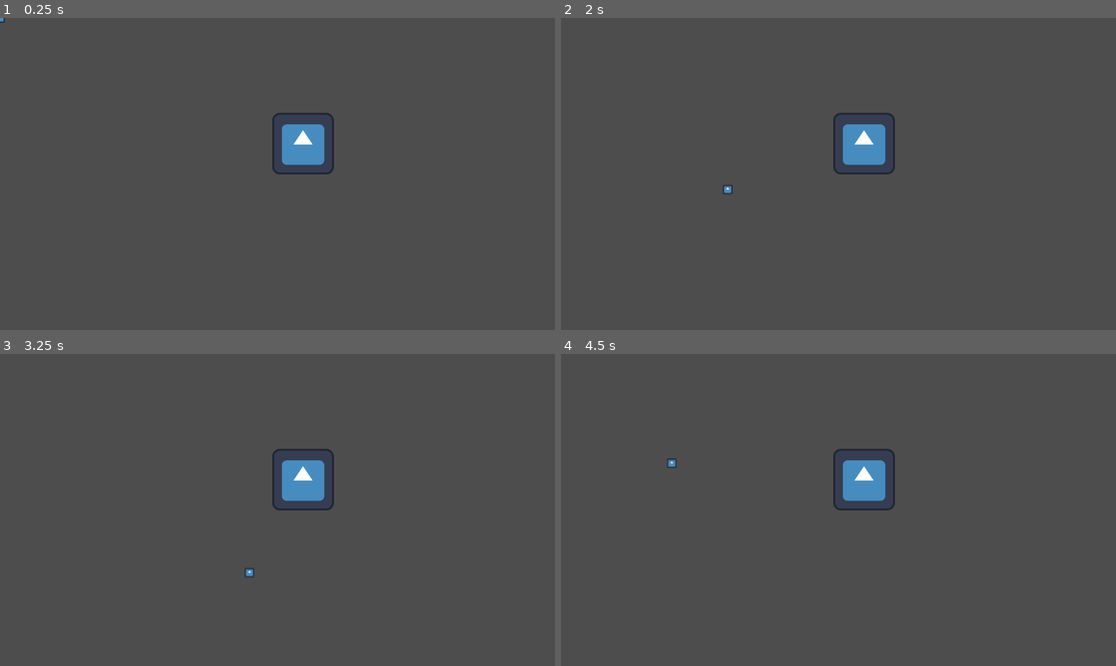
Above: before the commit, frames 1-4 (two rows, left to right).
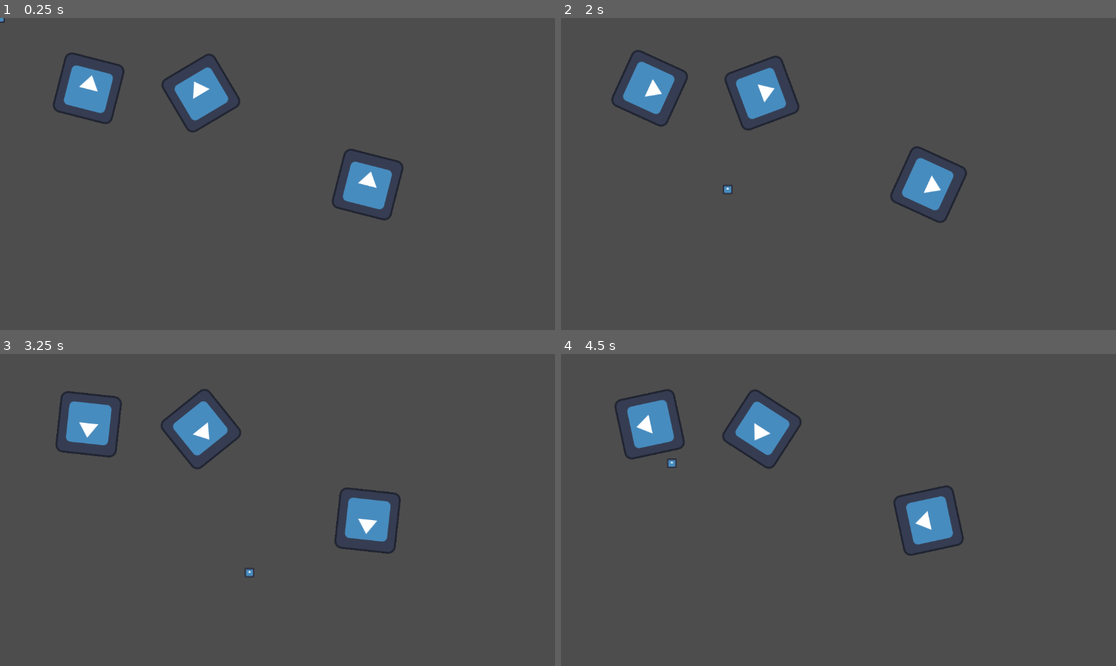
Above: after the commit, the same moments.

Repository: pewpewpewman/Rouge-Gallery
Game: Godot game, scene res://Main/main.tscn
Two runs of this game, one before a commit and one after it. Both use one fixed random seed, a clock stepped at 60 frames per second and the inputs below. The engine's default icon, where the game draws it, is replaced by a stand-in: a white triangle on a blue panel in a dark square.
Inputs (mouse positions are in pixels of both pictures, inside the frame that each line leads up to):
- Up to frame 1 (0.25 s): no input
- Up to frame 2 (2 s): move the mouse to (960, 158) at 0.52 s; press the mouse at (960, 158) at 0.53 s; move the mouse to (727, 189) at 1.27 s; release the mouse at (727, 189) at 1.28 s; click (727, 189) at 1.35 s
- Up to frame 3 (3.25 s): move the mouse to (333, 441) at 2.02 s; press the mouse at (333, 441) at 2.03 s; move the mouse to (249, 572) at 2.77 s; release the mouse at (249, 572) at 2.78 s; click (249, 572) at 2.85 s
- Up to frame 4 (4.5 s): move the mouse to (1005, 556) at 3.52 s; press the mouse at (1005, 556) at 3.53 s; move the mouse to (672, 463) at 4.27 s; release the mouse at (672, 463) at 4.28 s; click (672, 463) at 4.35 s

The runs differ from the first frame. In frame 1, 5.2% of the frame differs, in the area x 9-73%, y 11-65%; in frame 2, 5.2%; in frame 3, 5.2%; in frame 4, 5.2%.

Commit message:
made bullet holes work with rotation

Diff:
--- /dev/null
+++ b/Components/bullet_hole_component.gd
@@ -0,0 +1,40 @@
+#Component for making bullet holes appear in objects
+#To use this component, connect a shootable component and a canvas item you want hole to appear in
+#The canvas item and the shooting area should match as well as possible
+extends Node2D
+
+#Component Connections
+@export var shootableComponent : ShootableComponent
+@export var holeVictim : Sprite2D
+
+#Shader Vars
+var bulletHoleShader : Shader = load("res://bullet_holes.gdshader").duplicate()
+var shotLocations : Array[Vector2] = [Vector2(-1.0, -1.0)]
+const MAX_BULLET_HOLES : int = 32 #Remember to keep consistant with shader constant
+var shotLocationIndex : int = 0
+var shotLocationsStringName : StringName = "shotLocations"
+
+# Called when the node enters the scene tree for the first time.
+func _ready() -> void:
+	assert(shootableComponent != null, "Bullet hole component needs a valid shootable component!")
+	shootableComponent.was_shot.connect(_on_was_shot)
+
+	assert(holeVictim != null, "Bullet hole component needs a valid canvas item!")
+	if (holeVictim.material == null || holeVictim.material is CanvasItemMaterial):
+		holeVictim.material = ShaderMaterial.new()
+	holeVictim.material.shader = bulletHoleShader
+	shotLocations.resize(MAX_BULLET_HOLES)
+	shotLocations.fill(Vector2(-1.0, -1.0))
+	holeVictim.material.set_shader_parameter(shotLocationsStringName, shotLocations)
+
+func _process(delta: float) -> void:
+	holeVictim.rotation += delta
+
+func _on_was_shot(player : PlayerCharacter) -> void:
+	var holeVictimSize : Vector2 = holeVictim.get_rect().size * holeVictim.global_scale
+	#.roated() is to correct the difference vector so we're basically working in unrotated space
+	var shotLocation : Vector2 = ((player.global_position - holeVictim.global_position).rotated(-holeVictim.global_rotation) + holeVictimSize * 0.5) / holeVictimSize
+
+	shotLocations[shotLocationIndex % MAX_BULLET_HOLES] = shotLocation
+	shotLocationIndex += 1
+	holeVictim.material.set_shader_parameter(shotLocationsStringName, shotLocations)
--- /dev/null
+++ b/Components/bullet_hole_component.tscn
@@ -0,0 +1,6 @@
+[gd_scene load_steps=2 format=3 uid="uid://caqp5vh4msyfa"]
+
+[ext_resource type="Script" path="res://Components/bullet_hole_component.gd" id="1_p7o77"]
+
+[node name="BulletHoleComponent" type="Node2D"]
+script = ExtResource("1_p7o77")
--- a/Components/shootable_component.gd
+++ b/Components/shootable_component.gd
@@ -1,5 +1,6 @@
 #Component for an object getting shot and setting signals to react
-#To use this component, you must make children editable to change the hitbox
+#To use this component, add collision shapes and add them to the array of hitboxes
+class_name ShootableComponent #shootable component is registered as a class so it can be used in exports
 extends Node2D
 
 #Children References
@@ -9,14 +10,12 @@
 signal was_shot(player : PlayerCharacter) #passing around the player like this may be bad
 
 #General Use Vars
-@export var hitboxes : Array[CollisionShape2D]
+@export var hitbox : CollisionShape2D
 var aimedAt : bool = false
 
 func _ready() -> void:
-	assert(hitboxes.size() != 0, "Shootable Component needs hitboxes!")
-	for hitbox : CollisionShape2D in hitboxes:
-		assert(hitbox != null, "Hitboxes array must be filled with valid collision shapes!")
-		hitbox.reparent(shootingArea)
+	assert(hitbox != null, "Hitbox must have a valid collision shapes!")
+	hitbox.reparent(shootingArea)
 	shootingArea.area_entered.connect(_on_area_entered)
 	shootingArea.area_exited.connect(_on_area_exited)
 	GameplaySignals.player_shot.connect(_on_shot)
@@ -29,5 +28,4 @@
 
 func _on_shot(player : PlayerCharacter):
 	if aimedAt:
-		print("ARG IVE BEEN SHOT!")
 		was_shot.emit(player)
--- a/Main/gameplay_signals.gd
+++ b/Main/gameplay_signals.gd
@@ -1,3 +1,4 @@
+#Global container for all signals relating to gameplay effects
 extends Node
 
 signal player_shot(player : PlayerCharacter)
--- a/Main/main.tscn
+++ b/Main/main.tscn
@@ -8,6 +8,13 @@
 script = ExtResource("1_x2uxd")
 
 [node name="BasicShootable" parent="." instance=ExtResource("2_5o2od")]
-position = Vector2(629, 261)
+position = Vector2(417, 156)
+rotation = -0.785397
+
+[node name="BasicShootable2" parent="." instance=ExtResource("2_5o2od")]
+position = Vector2(184, 146)
+
+[node name="BasicShootable3" parent="." instance=ExtResource("2_5o2od")]
+position = Vector2(763, 346)
 
 [node name="PlayerCharacter" parent="." instance=ExtResource("1_po1ka")]
--- a/Player/player_character.gd
+++ b/Player/player_character.gd
@@ -7,14 +7,22 @@
 @onready var firingArea : Area2D = $FiringArea
 @onready var firingHitboxShape = $FiringArea/FiringHitboxShape
 
+#General Purpose Vars
+var canShoot : bool = true
+
 func _ready() -> void:
-	Input.mouse_mode = Input.MOUSE_MODE_CONFINED_HIDDEN
+	#Input.mouse_mode = Input.MOUSE_MODE_CONFINED_HIDDEN
+	$ShotCooldown.timeout.connect(_on_shot_cooldown)
 
 func _process(delta : float) -> void:
-	pass
+	if (canShoot && Input.is_action_pressed("fireGun")):
+		GameplaySignals.player_shot.emit(self)
+		canShoot = false
+		$ShotCooldown.start()
 
 func _input(event : InputEvent) -> void:
 	if (event is InputEventMouseMotion):
 		self.position = event.position
-	if (event is InputEventMouseButton and event.pressed):
-		GameplaySignals.player_shot.emit(self)
+
+func _on_shot_cooldown():
+	canShoot = true
--- a/Player/player_character.tscn
+++ b/Player/player_character.tscn
@@ -18,3 +18,6 @@
 
 [node name="FiringHitboxShape" type="CollisionShape2D" parent="FiringArea"]
 shape = SubResource("CircleShape2D_g1kn4")
+
+[node name="ShotCooldown" type="Timer" parent="."]
+wait_time = 0.15
--- /dev/null
+++ b/basic_shootable.gd
@@ -0,0 +1,12 @@
+#simple test for a shootable object that flies by
+extends Sprite2D
+
+
+# Called when the node enters the scene tree for the first time.
+func _ready() -> void:
+	pass # Replace with function body.
+
+
+# Called every frame. 'delta' is the elapsed time since the previous frame.
+func _process(delta: float) -> void:
+	pass
--- a/basic_shootable.tscn
+++ b/basic_shootable.tscn
@@ -1,24 +1,23 @@
-[gd_scene load_steps=4 format=3 uid="uid://dhvwaqhy5mi32"]
+[gd_scene load_steps=6 format=3 uid="uid://dhvwaqhy5mi32"]
 
 [ext_resource type="Texture2D" uid="uid://dn2tqeq0nxeun" path="res://icon.svg" id="1_rljyf"]
 [ext_resource type="PackedScene" uid="uid://crtr17w3ak6vg" path="res://Components/shootable_component.tscn" id="2_6ubso"]
+[ext_resource type="Script" path="res://basic_shootable.gd" id="2_ls0ot"]
+[ext_resource type="PackedScene" uid="uid://caqp5vh4msyfa" path="res://Components/bullet_hole_component.tscn" id="3_15kn2"]
 
 [sub_resource type="RectangleShape2D" id="RectangleShape2D_7ogme"]
 size = Vector2(128, 128)
 
 [node name="BasicShootable" type="Sprite2D"]
 texture = ExtResource("1_rljyf")
+script = ExtResource("2_ls0ot")
 
-[node name="ShootableComponent" parent="." node_paths=PackedStringArray("hitboxes") instance=ExtResource("2_6ubso")]
-hitboxes = [NodePath("CollisionShape2D"), NodePath("CollisionShape2D2"), NodePath("CollisionShape2D3")]
+[node name="ShootableComponent" parent="." node_paths=PackedStringArray("hitbox") instance=ExtResource("2_6ubso")]
+hitbox = NodePath("ShootingHitbox")
 
-[node name="CollisionShape2D" type="CollisionShape2D" parent="ShootableComponent"]
+[node name="ShootingHitbox" type="CollisionShape2D" parent="ShootableComponent"]
 shape = SubResource("RectangleShape2D_7ogme")
 
-[node name="CollisionShape2D2" type="CollisionShape2D" parent="ShootableComponent"]
-position = Vector2(-200, 48)
-shape = SubResource("RectangleShape2D_7ogme")
-
-[node name="CollisionShape2D3" type="CollisionShape2D" parent="ShootableComponent"]
-position = Vector2(152, -136)
-shape = SubResource("RectangleShape2D_7ogme")
+[node name="BulletHoleComponent" parent="." node_paths=PackedStringArray("shootableComponent", "holeVictim") instance=ExtResource("3_15kn2")]
+shootableComponent = NodePath("../ShootableComponent")
+holeVictim = NodePath("..")
--- a/project.godot
+++ b/project.godot
@@ -19,6 +19,14 @@
 
 GameplaySignals="*res://Main/gameplay_signals.gd"
 
+[input]
+
+fireGun={
+"deadzone": 0.5,
+"events": [Object(InputEventMouseButton,"resource_local_to_scene":false,"resource_name":"","device":-1,"window_id":0,"alt_pressed":false,"shift_pressed":false,"ctrl_pressed":false,"meta_pressed":false,"button_mask":1,"position":Vector2(122, 21),"global_position":Vector2(129, 57),"factor":1.0,"button_index":1,"canceled":false,"pressed":true,"double_click":false,"script":null)
+]
+}
+
 [layer_names]
 
 2d_physics/layer_1="gunshots"
